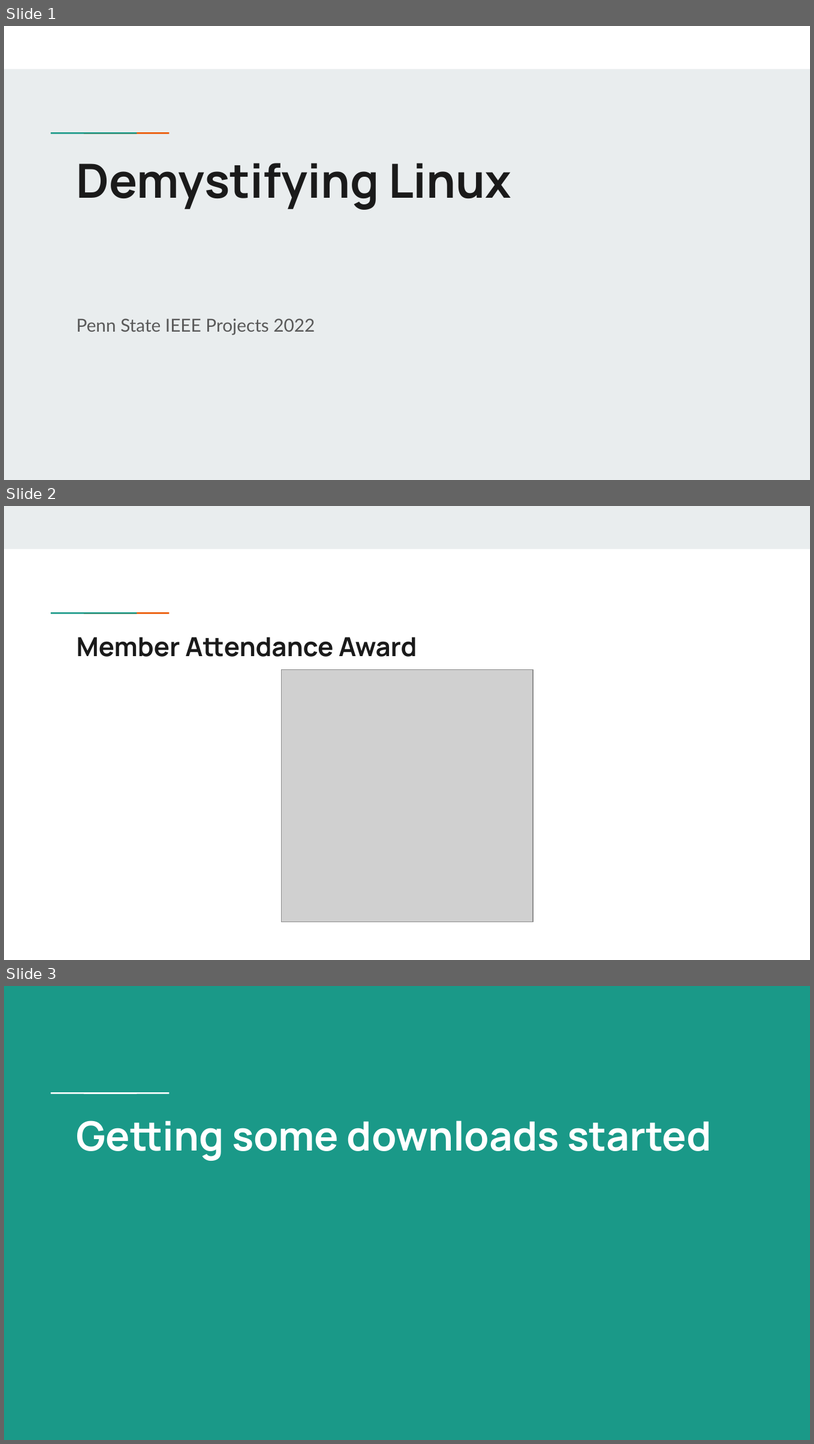
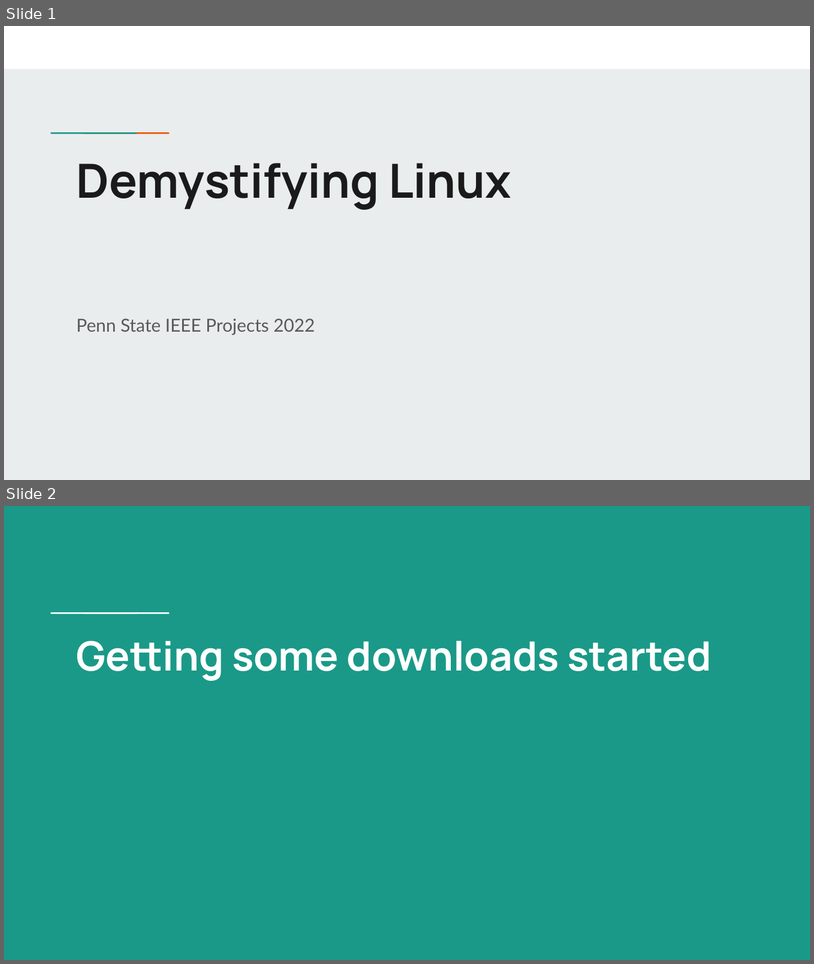
Before and after one commit to psuieee/projects2021, a slide deck: spring2022/1-linux/Demystifying Linux Slides.pptx. Shown one above the other, each under a label of ours: slides 1, 2 and 3 before the commit, slides 1 and 2 after it. The pictures are 814x1444 and 814x964 pixels, drawn with LibreOffice and Linux fonts; fonts in the diff are those of the drawing; grey boxes stand for pictures. Boxes give left, top, right and bottom in pixels: in the first picture for what was removed or moved away, otherwise in the second. Text is boxed around its words. In the diff, an @@ line names an element or a change of style, - is before the commit and + after.

```diff
--- a/spring2022/1-linux/Demystifying Linux Slides.pptx
+++ b/spring2022/1-linux/Demystifying Linux Slides.pptx
@@ slide 2 removed at (4, 506, 810, 960), background #FFFFFF; not listed: 2 template elements that a slide beside it also shows @@
@@ rectangle removed at (4, 506, 810, 549) @@
@@ title removed at (77, 637, 417, 657) @@
-Member Attendance Award
@@ picture removed at (281, 670, 533, 921) @@
@@ what was slide 3 is now slide 2 @@
```
Also in this commit, not shown: 1 other file.
